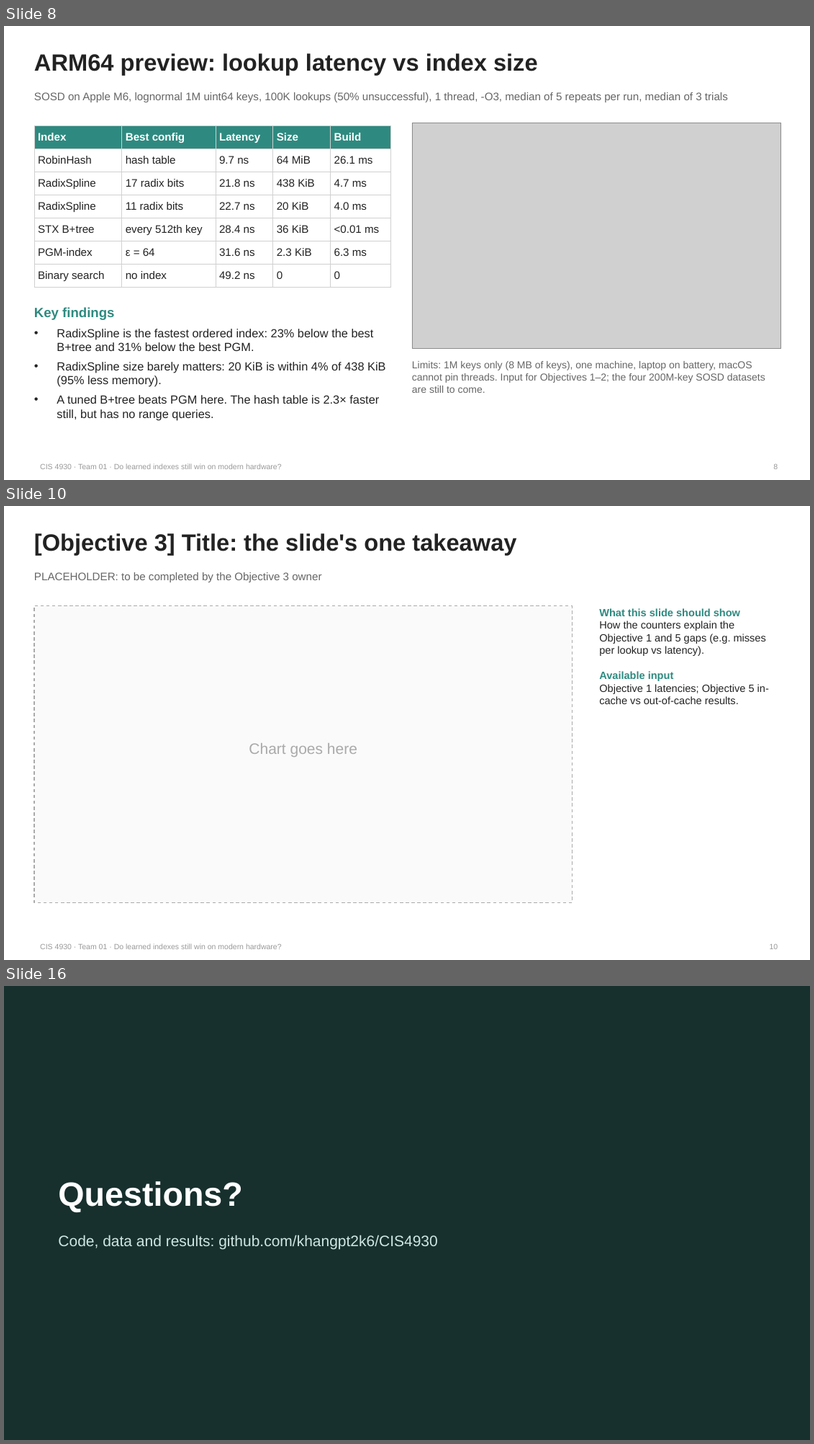
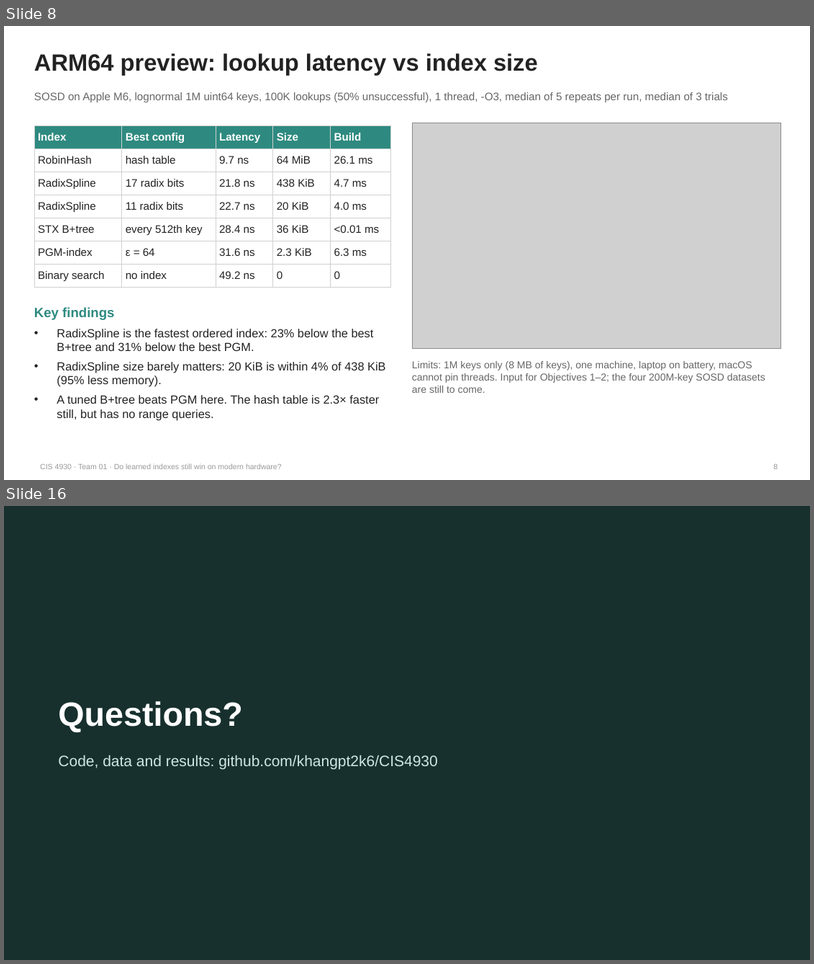
Before and after one commit to khangpt2k6/CIS4930, a slide deck: slides/final_presentation.pptx. Shown one above the other, each under a label of ours: slides 8, 10 and 16 before the commit, slides 8 and 16 after it; the slides between them are not shown. The pictures are 814x1444 and 814x964 pixels, drawn with LibreOffice and Linux fonts; fonts in the diff are those of the drawing; grey boxes stand for pictures. Boxes give left, top, right and bottom in pixels: in the first picture for what was removed or moved away, otherwise in the second. Text is boxed around its words. In the diff, an @@ line names an element or a change of style, - is before the commit and + after.

Commit message:
add wp3 perf counters run + objective 3 in report and slides

```diff
--- a/slides/final_presentation.pptx
+++ b/slides/final_presentation.pptx
@@ slide 10 removed at (4,506,810,960), background #FFFFFF; not listed: 1 template element that a slide beside it also shows @@
@@ title removed at (34,533,517,555) @@
-[Objective 3] Title: the slide's one takeaway
@@ text removed at (34,572,322,582) @@
-PLACEHOLDER: to be completed by the Objective 3 owner
@@ rectangle removed at (34,606,573,902) @@
@@ text removed at (599,608,769,704) @@
-What this slide should show
-How the counters explain the Objective 1 and 5 gaps (e.g. misses per lookup vs latency).
-Available input
-Objective 1 latencies; Objective 5 in-cache vs out-of-cache results.
@@ text removed at (249,743,358,757) @@
-Chart goes here
@@ page number removed at (770,944,779,949) @@
-10
```
Also in this commit, not shown: 1 slide changed, 2 slides added, 1 other slide removed, 30 other files.
